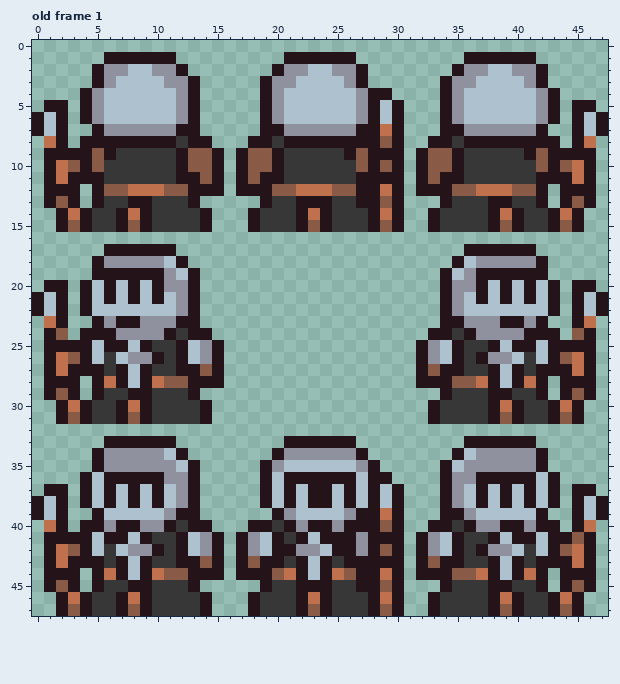
A pixel-art file gets an edit: Shooting Wizard/Assets/Sprites/Characters/BossEnemyAnimation.aseprite. Above is the file before it was changed.
48x48 pixels, 1 frame. Shown: old frame 1. The commit also changed other frames, which this record leaves out.
The same view after the edit:
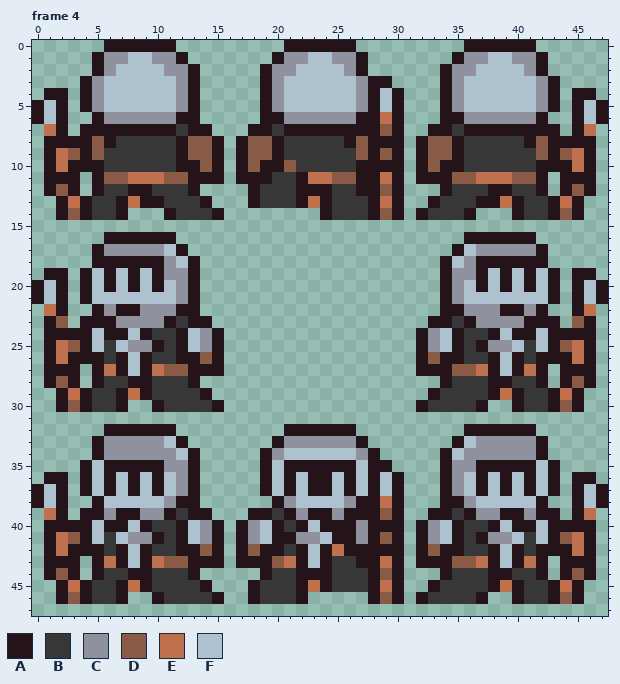
Palette (. is transparent): A #25131a  B #373737  C #90919e  D #895a45  E #bf704d  F #adc1cf
A new or re-ordered frame is compared with the old frame closest to it.
Difference:
frames 1 -> 4
--- frame 4 is new; against old frame 1
@@ x 0..47 @@
- 0 ................................................
- 1 ......AAAAAA.........AAAAAA.........AAAAAA......
- 2 .....ACCFFCCA.......ACCFFCCA.......ACCFFCCA.....
- 3 .....ACFFFFCCA.....ACCFFFFCA......ACCFFFFCA.....
- 4 ....ACFFFFFFCA.....ACFFFFFFCAA....ACFFFFFFCA....
- 5 .AA.ACFFFFFFCA.....ACFFFFFFCAFA...ACFFFFFFCA.AA.
- 6 AFA.ACFFFFFFCA.....ACFFFFFFCAFA...ACFFFFFFCA.AFA
- 7 AFA..ACCCCCCAA.....AACCCCCCAAEA...AACCCCCCA..AFA
- 8 .EA.AAAAAAAABAA...AABAAAAAAAADA..AABAAAAAAAA.AE.
- 9 .AAAADABBBBBADDA.ADDABBBBBADAAA.ADDABBBBBADAAAA.
-10 .AEDADBBBBBBADDA.ADDABBBBBBDADA.ADDABBBBBBDADEA.
-11 .AEAAABBBBBBAADA.ADAABBBBBBAAAA.ADAABBBBBBAAAEA.
-12 .AAA.ADDEEEDDAAA.AAADDEEEDDAAEA.AAADDEEEDDA.AAA.
-13 .ADA.ABBAABBBA.....ABBAAABBAADA...ABBBAABBA.ADA.
-14 ..AEABBAEABBBBA...ABBBAEABBBAEA..ABBBBAEABBAEA..
-15 ..ADABBADABBBBA...ABBBADABBBADA..ABBBBADABBADA..
-16 ................................................
-17 ......AAAAAA........................AAAAAA......
-18 .....ACCCCCFA......................AFCCCCCA.....
-19 .....AAAAAACFA....................AFCAAAAAA.....
-20 .AA.AFAFAFACCA....................ACCAFAFAFA.AA.
-21 AFA.AFAFAFAFCA....................ACFAFAFAFA.AFA
-22 AFA.AFFFFFFFCA....................ACFFFFFFFA.AFA
-23 .EA..ACAACCCAA....................AACCCAACA..AE.
-24 .AD.AAACCCCABAA..................AABACCCCAAA.DA.
-25 .AAAAFAAFABBAFCA................ACFABBAFAAFAAAA.
-26 .AEDAFBFCCABAFCA................ACFABACCFBFADEA.
-27 .AEAAABAFABBAADA................ADAABBAFABAAAEA.
-28 .AAA.AEAFAEDDAAA................AAADDEAFAEA.AAA.
-29 .ADA.ABBAABBBA....................ABBBAABBA.ADA.
-30 ..AEABBAEABBBBA..................ABBBBAEABBAEA..
-31 ..ADABBADABBBBA..................ABBBBADABBADA..
-32 ................................................
-33 ......AAAAAA.........AAAAAA.........AAAAAA......
-34 .....ACCCCCFA.......ACCCCCCA.......AFCCCCCA.....
-35 .....ACCCCCCFA.....ACFFFFFFCA.....AFCCCCCCA.....
-36 ....AFAAAAACCA.....AFAAAAAAFAA....ACCAAAAAFA....
-37 .AA.AFAFAFAFCA.....AFAFAAFAFAFA...ACFAFAFAFA.AA.
-38 AFA.AFAFAFAFCA.....AFAFAAFAFAFA...ACFAFAFAFA.AFA
-39 AFA..AFFFFFCAA......ACFFFFCAAEA...AACFFFFFA..AFA
-40 .EA.AACAACCABAA...AABACAACAAADA..AABACCAACAA.AE.
-41 .AAAAFAAFABBAFCA.ACFABAFAAACAAA.ACFABBAFAAFAADA.
-42 .AEDAFBFCCABAFCA.ACFAACCFAACADA.ACFABACCFBFADEA.
-43 .AEAAABAFABBAADA.ADAABAFABAAAAA.ADAABBAFABAAAEA.
-44 .AAA.AEAFAEDDAAA.AAADEAFAEDAAEA.AAADDEAFAEA.AAA.
-45 .ADA.ABBAABBBA.....ABBAAABBAADA...ABBBAABBA.ADA.
-46 ..AEABBAEABBBBA...ABBBAEABBBAEA..ABBBBAEABBAEA..
-47 ..ADABBADABBBBA...ABBBADABBBADA..ABBBBADABBADA..
+ 0 ......AAAAAA.........AAAAAA.........AAAAAA......
+ 1 .....ACCFFCCA.......ACCFFCCA.......ACCFFCCA.....
+ 2 .....ACFFFFCCA.....ACCFFFFCA......ACCFFFFCA.....
+ 3 ....ACFFFFFFCA.....ACFFFFFFCAA....ACFFFFFFCA....
+ 4 .AA.ACFFFFFFCA.....ACFFFFFFCAFA...ACFFFFFFCA.AA.
+ 5 AFA.ACFFFFFFCA.....ACFFFFFFCAFA...ACFFFFFFCA.AFA
+ 6 AFA..ACCCCCCAA.....AACCCCCCAAEA...AACCCCCCA..AFA
+ 7 .EA.AAAAAAAABAA...AABAAAAAAAADA..AABAAAAAAAA.AE.
+ 8 .AAAADABBBBBADDA.ADDABBBBBADAAA.ADDABBBBBADAAAA.
+ 9 .AEDADBBBBBBADDA.ADDABBBBBBDADA.ADDABBBBBBDADEA.
+10 .AEAAABBBBBBAADA.ADAADBBBBBAAAA.ADAABBBBBBAAAEA.
+11 .AAA.ADDEEEDDAAA.AAABBAEEDDAAEA.AAADDEEEDDA.AAA.
+12 .ADA.ABBAABBBA....ABBBAAABBAADA...ABBBAABBA.ADA.
+13 ..AEABBAEAABBBA...ABBBAEABBBAEA..ABBBAAEABBAEA..
+14 ..ADABBA...ABBBA........ABBBADA.ABBBA...ABBADA..
+15 ................................................
+16 ......AAAAAA........................AAAAAA......
+17 .....ACCCCCFA......................AFCCCCCA.....
+18 .....AAAAAACFA....................AFCAAAAAA.....
+19 .AA.AFAFAFACCA....................ACCAFAFAFA.AA.
+20 AFA.AFAFAFAFCA....................ACFAFAFAFA.AFA
+21 AFA.AFFFFFFFCA....................ACFFFFFFFA.AFA
+22 .EA..ACAACCCAA....................AACCCAACA..AE.
+23 .AD.AAACCCCABAA..................AABACCCCAAA.DA.
+24 .AAAAFAAFABBAFCA................ACFABBAFAAFAAAA.
+25 .AEDAFBFCCABAFCA................ACFABACCFBFADEA.
+26 .AEAAABAFABBAADA................ADAABBAFABAAAEA.
+27 .AAA.AEAFAEDDAAA................AAADDEAFAEA.AAA.
+28 .ADA.ABBAABBBA....................ABBBAABBA.ADA.
+29 ..AEABBAEABBBBA..................ABBBBAEABBAEA..
+30 ..ADABBA..ABBBBA................ABBBBA..ABBADA..
+31 ................................................
+32 ......AAAAAA.........AAAAAA.........AAAAAA......
+33 .....ACCCCCFA.......ACCCCCCA.......AFCCCCCA.....
+34 .....ACCCCCCFA.....ACFFFFFFCA.....AFCCCCCCA.....
+35 ....AFAAAAACCA.....AFAAAAAAFAA....ACCAAAAAFA....
+36 .AA.AFAFAFAFCA.....AFAFAAFAFAFA...ACFAFAFAFA.AA.
+37 AFA.AFAFAFAFCA.....AFAFAAFAFAFA...ACFAFAFAFA.AFA
+38 AFA..AFFFFFCAA......ACFFFFCAAEA...AACFFFFFA..AFA
+39 .EA.AACAACCABAA...AABACAACAAADA..AABACCAACAA.AE.
+40 .AAAAFAAFABBAFCA.ACFABAFAAACAAA.ACFABBAFAAFAAAA.
+41 .AEDAFBFCCABAFCA.ACFAACCFAACADA.ACFABACCFBFADEA.
+42 .AEAAABAFABBAADA.ADAABAFAEAAAAA.ADAABBAFABAAAEA.
+43 .AAA.AEAFAEDDAAA.AAADEAFABBAAEA.AAADDEAFAEA.AAA.
+44 .ADA.ABBAABBBA.....ABBAAABBBADA...ABBBAABBA.ADA.
+45 ..AEABBAEABBBBA...ABBBAEABBBAEA..ABBBBAEABBAEA..
+46 ..ADABBA..ABBBBA..ABBBA.....ADA.ABBBBA..ABBADA..
+47 ................................................
Boxes around the changes in both pictures, in picture pixels (x1, y1, x2, y2):
changed: (32, 40, 608, 616)
